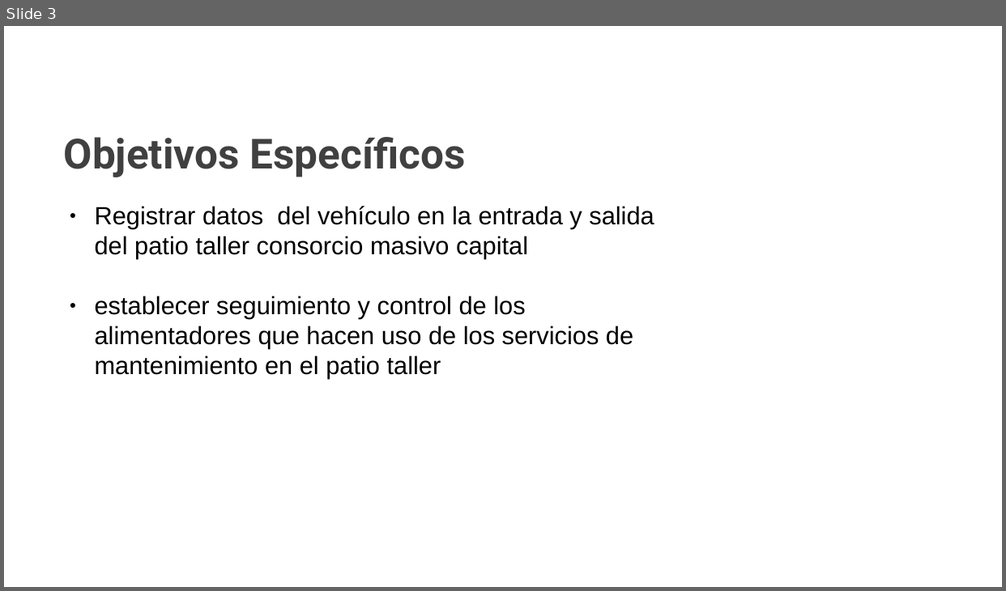
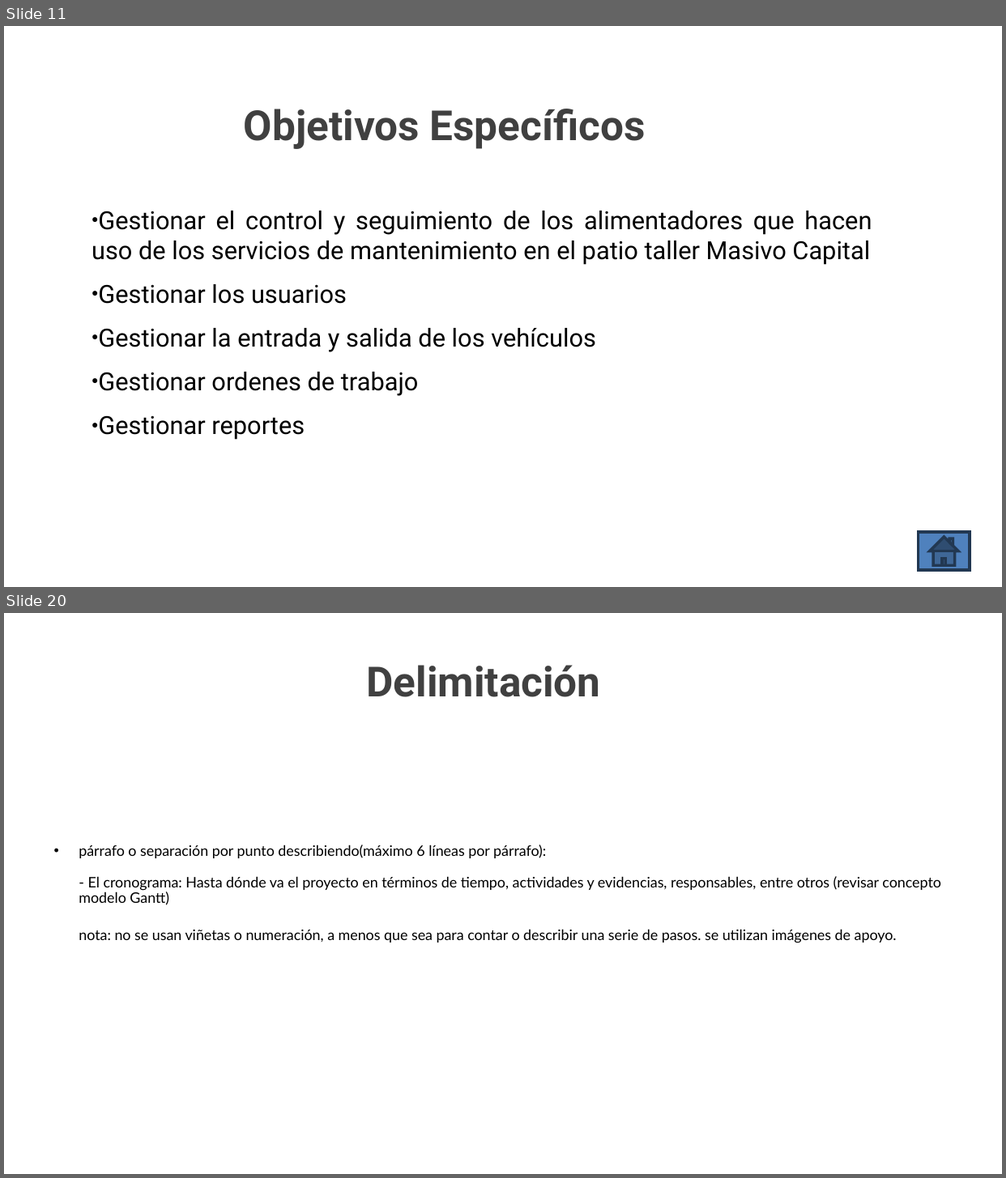
Before and after one commit to Mmartinez951/Desarrollo_Final_EntryMC, a slide deck: 1.Docs/Trimestre I/Presentación EntryMC.pptx. Shown one above the other, each under a label of ours: slide 3 before the commit, slides 11 and 20 after it; the slides between them are not shown. The pictures are 1006x591 and 1006x1178 pixels, drawn with LibreOffice and Linux fonts; fonts in the diff are those of the drawing; background and template pictures are left out. Boxes give left, top, right and bottom in pixels: in the first picture for what was removed or moved away, otherwise in the second. Text is boxed around its words. In the diff, an @@ line names an element or a change of style, - is before the commit and + after.

```diff
--- a/1.Docs/Trimestre I/Presentación EntryMC.pptx
+++ b/1.Docs/Trimestre I/Presentación EntryMC.pptx
@@ slide 20 added at [4, 613, 1002, 1174], background picture (left out) @@
@@ title added at [366, 665, 600, 697], 30 pt, text #404040, bold @@
+Delimitación
@@ subtitle added at [79, 845, 941, 943], 10.5 pt, text #000000 @@
+• párrafo o separación por punto describiendo(máximo 6 líneas por párrafo):
+  - El cronograma: Hasta dónde va el proyecto en términos de tiempo, actividades y evidencias, responsables, entre otros (revisar concepto modelo Gantt)
+  nota: no se usan viñetas o numeración, a menos que sea para contar o describir una serie de pasos. se utilizan imágenes de apoyo.
@@ what was slide 3 is now slide 11 @@
@@ slide 11 changed as well @@
@@ title "Objetivos Específicos": place and size @@
-title "Objetivos Específicos" at [64, 137, 466, 177]
+title "Objetivos Específicos" at [244, 109, 646, 149]
@@ title "Objetivos Específicos" at [244, 109, 646, 149]: indent changed; line spacing 1 to 0.9; vertical alignment top to middle @@
@@ text at [91, 211, 872, 440]: text changed; font Arial to Roboto @@
-● Registrar datos del vehículo en la entrada y salida del patio taller consorcio masivo capital
-● establecer seguimiento y control de los alimentadores que hacen uso de los servicios de mantenimiento en el patio taller
+● Gestionar el control y seguimiento de los alimentadores que hacen uso de los servicios de mantenimiento en el patio taller Masivo Capital
+● Gestionar los usuarios
+● Gestionar la entrada y salida de los vehículos
+● Gestionar ordenes de trabajo
+● Gestionar reportes
@@ action button home added at [918, 532, 969, 570], fill #4F81BD, outline #233953 2 pt @@
```
Also in this commit, not shown: 5 other slides changed, 19 other slides added, 4 slides removed.
